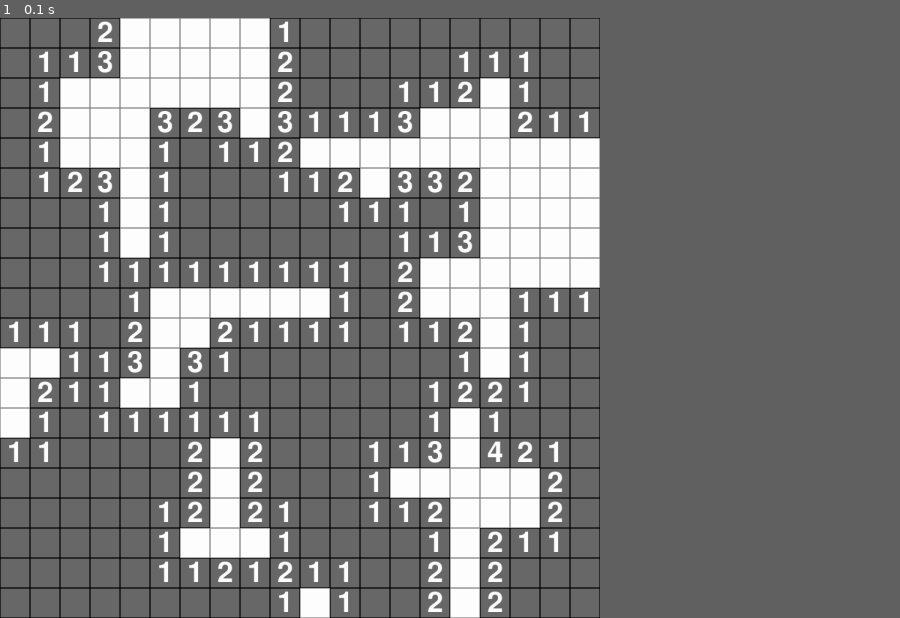
Above: before the commit, frame 1.
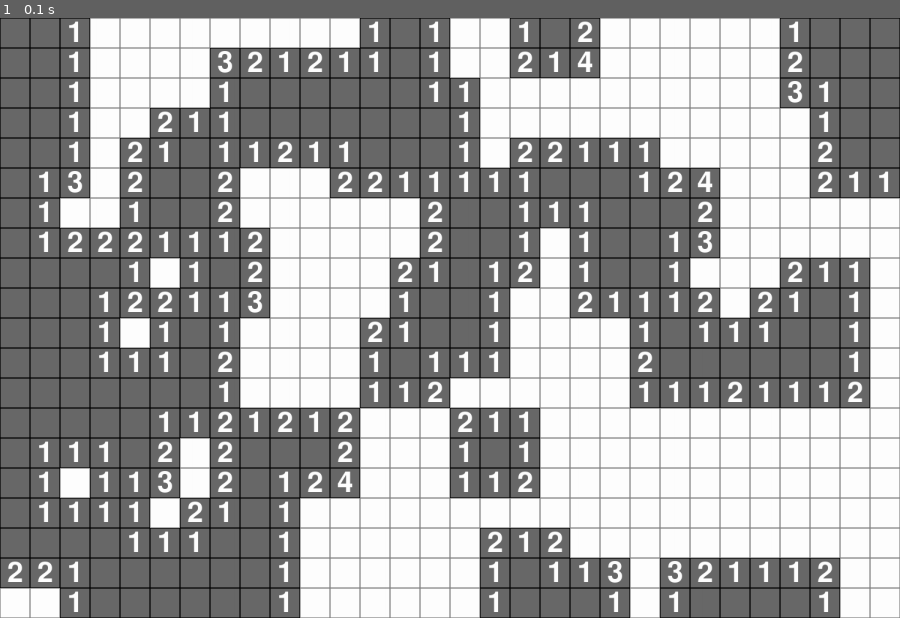
Above: after the commit, the same moment.

Repository: norbik2004/pygame_saper
Game: pygame game, started from main.py
Two runs of this game, one before a commit and one after it. Both use one fixed random seed, a clock stepped at 60 frames per second and the inputs below.
Inputs:
- Up to frame 1 (0.1 s): no input
In our replay, the window is 600x600 before the commit and 900x600 after it. These sizes can differ from the game's own. Grey fills any space a smaller window leaves; there, only what the larger window draws over its background counts as a difference.

The runs differ from the first frame. In frame 1, 47% of the frame differs, in the area x 0-100%, y 0-100%.

Commit message:
only win conditions need to be added

Diff:
--- a/main.py
+++ b/main.py
@@ -4,8 +4,8 @@
 pygame.init()
 
 # Change these variables to increase game field, remember that width and height has to be dividable by 50
-WIDTH, HEIGHT = 1000, 1000
-MINES_AMOUNT = 50
+WIDTH, HEIGHT = 1500, 1000
+MINES_AMOUNT = 100
 UNIT_SIZE = 50
 
 RUNNING = True
@@ -34,7 +34,6 @@
 def draw_flag(flag_list):
     x, y = get_mouse_position()
     if (x, y) in flag_list:
-        print("flag exists")
         pygame.draw.rect(win, (255, 255, 255), (x * UNIT_SIZE, y * UNIT_SIZE, UNIT_SIZE, UNIT_SIZE))
         pygame.draw.rect(win, (128, 128, 128), (x * UNIT_SIZE, y * UNIT_SIZE, UNIT_SIZE, UNIT_SIZE), 1)
         flag_list.remove((x, y))
